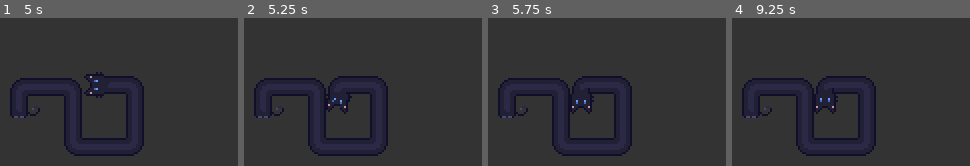
Above: before the commit, frames 1-4 (left to right).
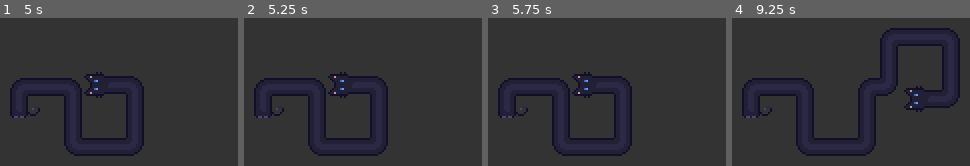
Above: after the commit, the same moments.

Repository: RecorderYvaine/loooong_cat
Game: Godot game, scene res://src/Main.tscn
The game is run twice, just before and just after one commit, with the same random seed, the same clock (stepped at 60 frames per second) and the same inputs.
Inputs:
- Up to frame 1 (5 s): tap Enter at 0.5 s; hold Right (ui_right) 0.53-1.28 s; hold Down (ui_down) 1.28-2.03 s; hold Right (ui_right) 2.03-2.78 s; hold Up (ui_up) 2.78-3.53 s; hold Left (ui_left) from 3.53 s (still down); tap Space at 4.25 s
- Up to frame 2 (5.25 s): tap Enter at 5 s; release Left (ui_left) at 5.03 s; hold Down (ui_down) from 5.03 s (still down)
- Up to frame 3 (5.75 s): keep holding Down (ui_down)
- Up to frame 4 (9.25 s): tap Space at 5.75 s; release Down (ui_down) at 5.78 s; hold Right (ui_right) 5.78-6.53 s; tap Enter at 6.5 s; hold Up (ui_up) 6.53-7.28 s; hold Right (ui_right) 7.28-8.03 s; hold Down (ui_down) 8.03-8.78 s; hold Left (ui_left) from 8.78 s (still down)

Frame 1 is identical in both runs. In frame 2, 0.7% of the frame differs, in the area x 34-46%, y 36-65%; in frame 3, 0.7%; in frame 4, 3.6%, in the area x 34-96%, y 6-65%.

Commit message:
Allow continued movement after contact turns

Diff:
--- a/src/cat/LongCat.gd
+++ b/src/cat/LongCat.gd
@@ -11,7 +11,6 @@
 const COLLISION_CLEARANCE: float = BODY_COLLISION_HALF_WIDTH + HEAD_COLLISION_HALF_WIDTH
 const TURN_READY_DIST: float = MIN_TURN_DIST + TURN_EXIT_ADVANCE
 const REVERSE_POP_INPUT_LOCK_TIME: float = 0.12
-const CONTACT_TURN_EDGE_SLOP: float = 1.0
 
 # 以 HeadGroup 节点原点为基准，提取猫脸中心点作为旋转与移动核心
 const FACE_LOCAL = Vector2(0.5, -5.5)
@@ -223,21 +222,22 @@
 		var p1 = path[i]
 		var p2 = path[i+1]
 		var bounds = get_segment_collision_bounds(p1, p2)
+		if is_point_in_bounds(start_pos, bounds):
+			if can_move_from_inside_segment_bounds(start_pos, dir, requested_step, p1, p2):
+				continue
+			allowed_step = 0.0
+			continue
 
 		if dir.x != 0:
 			if start_pos.y >= bounds.position.y and start_pos.y <= bounds.end.y:
-				if start_pos.x >= bounds.position.x and start_pos.x <= bounds.end.x:
-					allowed_step = 0.0
-				elif dir.x > 0 and start_pos.x < bounds.position.x:
+				if dir.x > 0 and start_pos.x < bounds.position.x:
 					allowed_step = min(allowed_step, bounds.position.x - start_pos.x)
 				elif dir.x < 0 and start_pos.x > bounds.end.x:
 					allowed_step = min(allowed_step, start_pos.x - bounds.end.x)
 
 		elif dir.y != 0:
 			if start_pos.x >= bounds.position.x and start_pos.x <= bounds.end.x:
-				if start_pos.y >= bounds.position.y and start_pos.y <= bounds.end.y:
-					allowed_step = 0.0
-				elif dir.y > 0 and start_pos.y < bounds.position.y:
+				if dir.y > 0 and start_pos.y < bounds.position.y:
 					allowed_step = min(allowed_step, bounds.position.y - start_pos.y)
 				elif dir.y < 0 and start_pos.y > bounds.end.y:
 					allowed_step = min(allowed_step, start_pos.y - bounds.end.y)
@@ -251,6 +251,14 @@
 
 func is_point_in_bounds(pos: Vector2, bounds: Rect2) -> bool:
 	return pos.x >= bounds.position.x and pos.x <= bounds.end.x and pos.y >= bounds.position.y and pos.y <= bounds.end.y
+
+func can_move_from_inside_segment_bounds(start_pos: Vector2, dir: Vector2, step: float, p1: Vector2, p2: Vector2) -> bool:
+	var end_pos = start_pos + dir * step
+	if is_moving_deeper_into_segment_bounds(start_pos, end_pos, p1, p2):
+		return false
+	if is_dir_parallel_to_segment(dir, p1, p2):
+		return false
+	return true
 
 func is_moving_deeper_into_segment_bounds(start_pos: Vector2, end_pos: Vector2, p1: Vector2, p2: Vector2) -> bool:
 	return get_distance_from_segment_centerline(end_pos, p1, p2) < get_distance_from_segment_centerline(start_pos, p1, p2) - 0.001
@@ -263,9 +271,6 @@
 
 	var center_x = (p1.x + p2.x) / 2.0
 	return abs(pos.x - center_x)
-
-func is_near_segment_collision_edge(pos: Vector2, p1: Vector2, p2: Vector2) -> bool:
-	return get_distance_from_segment_centerline(pos, p1, p2) >= COLLISION_CLEARANCE - CONTACT_TURN_EDGE_SLOP
 
 func is_dir_parallel_to_segment(dir: Vector2, p1: Vector2, p2: Vector2) -> bool:
 	var segment = p2 - p1
@@ -283,9 +288,7 @@
 		var bounds = get_segment_collision_bounds(p1, p2)
 		var starts_inside = is_point_in_bounds(start_pos, bounds)
 		if starts_inside:
-			if is_moving_deeper_into_segment_bounds(start_pos, end_pos, p1, p2):
-				return false
-			if is_dir_parallel_to_segment(dir, p1, p2) and not is_near_segment_collision_edge(start_pos, p1, p2):
+			if not can_move_from_inside_segment_bounds(start_pos, dir, MIN_TURN_DIST, p1, p2):
 				return false
 			continue
 
--- a/tests/run_tests.gd
+++ b/tests/run_tests.gd
@@ -144,8 +144,8 @@
 	cat.path = [
 		Vector2(0.5, 0.0),
 		Vector2(0.5, -40.0),
-		Vector2(1.0, -40.0),
-		Vector2(5.0, -40.0),
+		Vector2(-8.5, -40.0),
+		Vector2(-4.5, -40.0),
 	]
 	cat.current_dir = Vector2.RIGHT
 	cat.turns_data.clear()
@@ -903,6 +903,13 @@
 			printerr("FAILED: ", contact_case.name, " should allow contact turn. current_dir=", cat.current_dir, " path=", cat.path)
 			quit(1)
 			return false
+		var head_after_turn = cat.path[-1]
+		for i in range(12):
+			cat.move_cat(contact_case.turn, 1.0)
+		if cat.path[-1].distance_to(head_after_turn) < 6.0:
+			printerr("FAILED: ", contact_case.name, " should keep moving after contact turn. after_turn=", head_after_turn, " path=", cat.path)
+			quit(1)
+			return false
 
 		cat.path = []
 		for point in contact_case.path:
@@ -916,10 +923,18 @@
 		Input.action_press(turn_action)
 		cat.preferred_input_dir = contact_case.turn
 		cat._process(1.0 / cat.speed)
+
+		if cat.current_dir != contact_case.turn:
+			Input.action_release(turn_action)
+			printerr("FAILED: ", contact_case.name, " should allow contact turn through input processing. current_dir=", cat.current_dir, " path=", cat.path)
+			quit(1)
+			return false
+		head_after_turn = cat.path[-1]
+		for i in range(12):
+			cat._process(1.0 / cat.speed)
 		Input.action_release(turn_action)
-
-		if cat.current_dir != contact_case.turn:
-			printerr("FAILED: ", contact_case.name, " should allow contact turn through input processing. current_dir=", cat.current_dir, " path=", cat.path)
+		if cat.path[-1].distance_to(head_after_turn) < 6.0:
+			printerr("FAILED: ", contact_case.name, " should keep moving after contact turn through input processing. after_turn=", head_after_turn, " path=", cat.path)
 			quit(1)
 			return false
 
